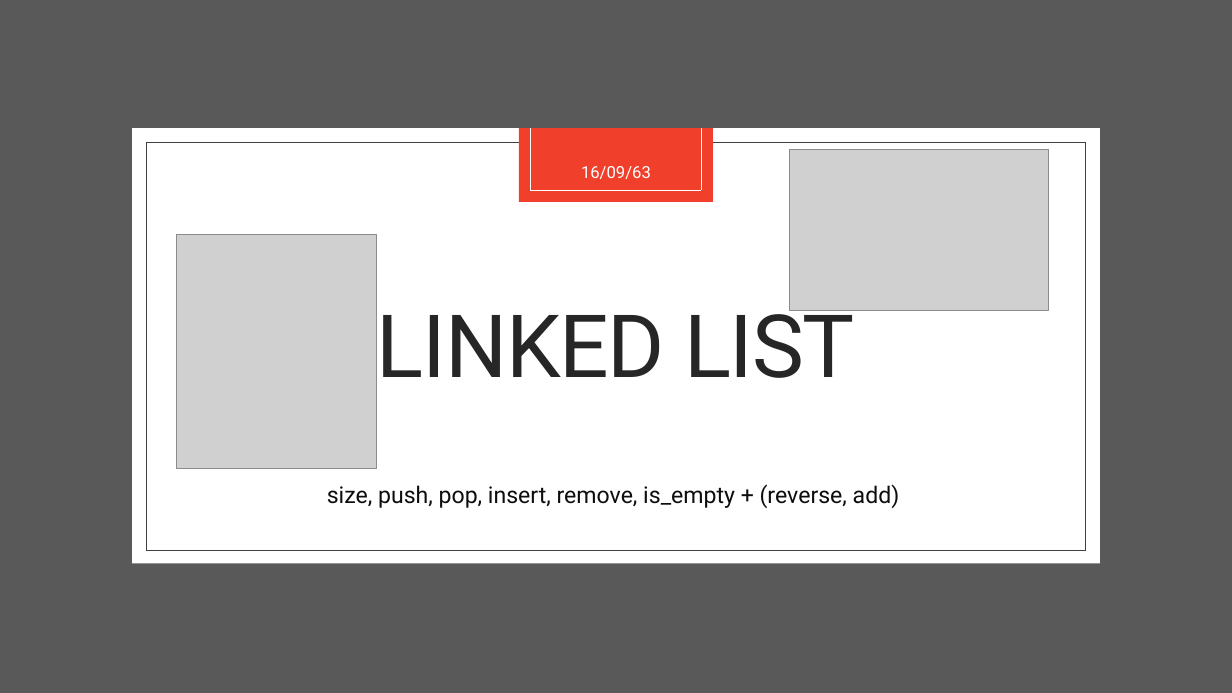
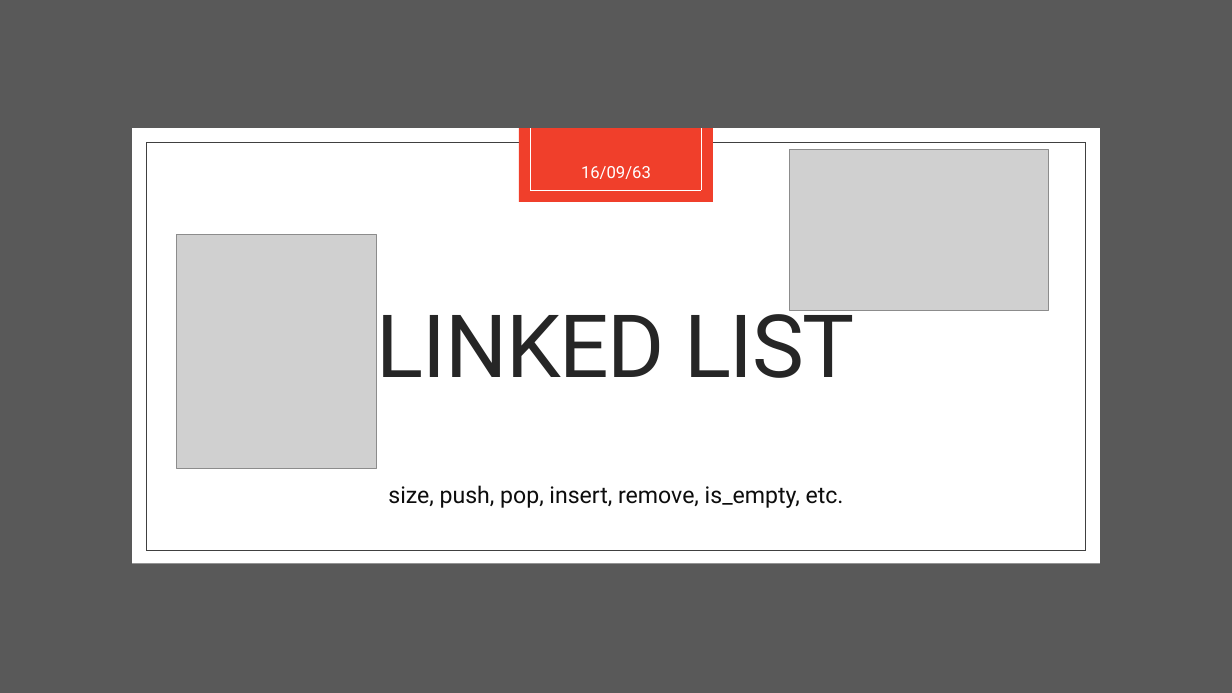
Before and after one commit to ApexTone/DataStructAlgo-Code-KMITL, a slide deck: slide 20 of Midterm/Data structure and Algorithm.pptx (slide 16 before the commit). Drawn at 1232x693 pixels with LibreOffice and Linux fonts; fonts in the diff are those of the drawing; grey boxes stand for pictures. Boxes give left, top, right and bottom in pixels: in the first picture for what was removed or moved away, otherwise in the second. Text is boxed around its words. In the diff, an @@ line names an element or a change of style, - is before the commit and + after.

```diff
--- a/Midterm/Data structure and Algorithm.pptx
+++ b/Midterm/Data structure and Algorithm.pptx
@@ text at box(388, 485, 844, 508): text changed @@
-size, push, pop, insert, remove, is_empty + (reverse, add)
+size, push, pop, insert, remove, is_empty, etc.
```
Also in this commit, not shown: 16 other slides changed, 21 slides added, 1 other file.
